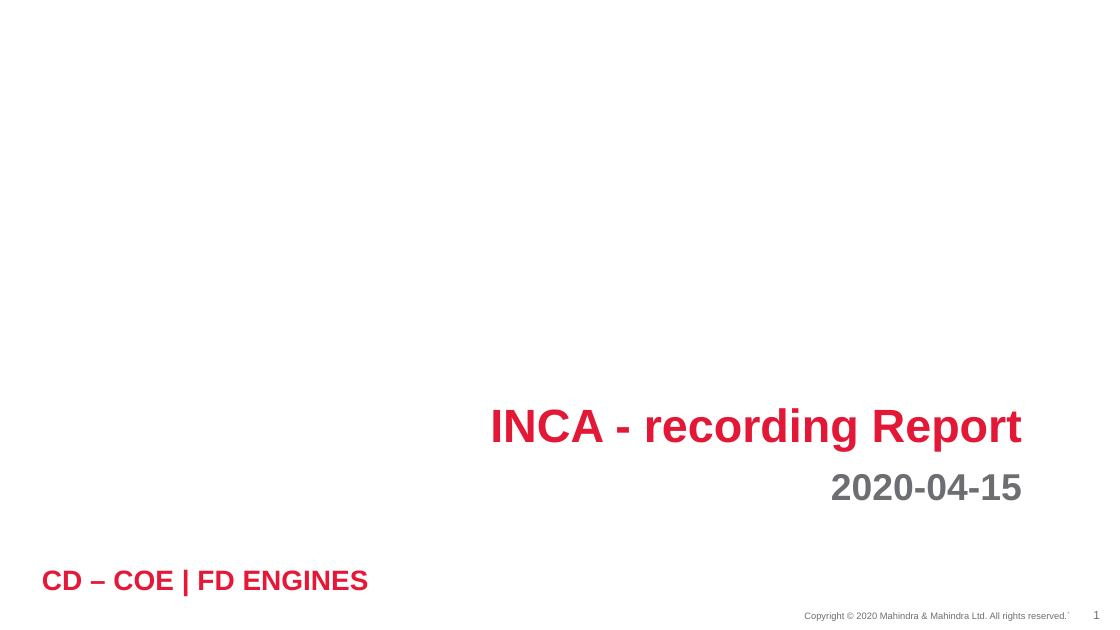
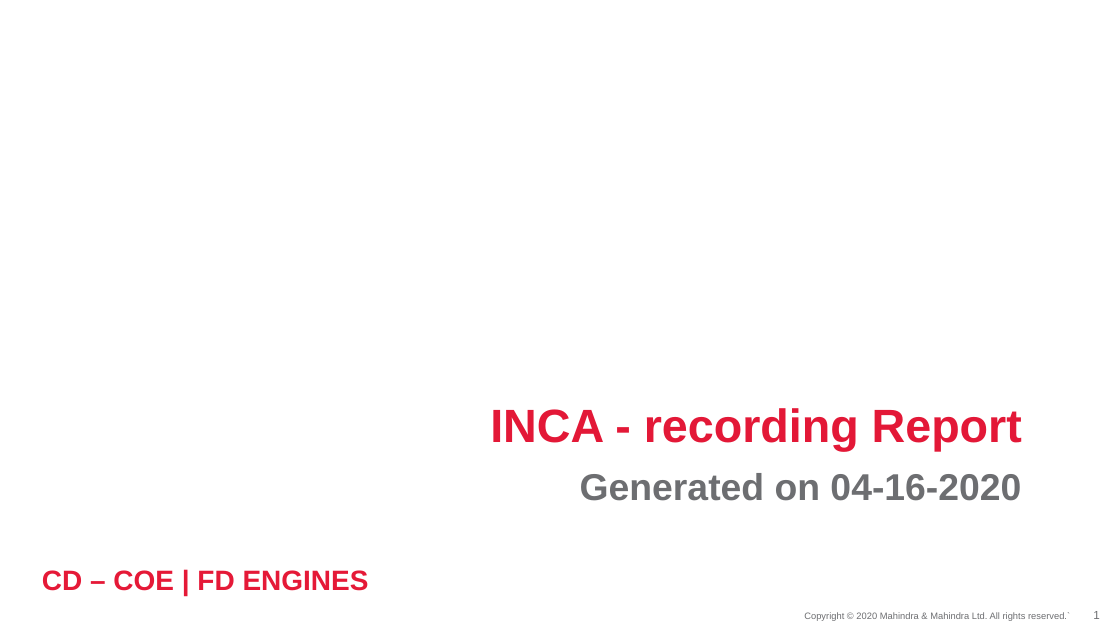
Before and after one commit to shankyholmes/auto-report-generator, a slide deck: slide 1 of test.pptx. Drawn at 1120x630 pixels with LibreOffice and Linux fonts; fonts in the diff are those of the drawing; background and template pictures are left out. Boxes give left, top, right and bottom in pixels: in the first picture for what was removed or moved away, otherwise in the second. Text is boxed around its words. In the diff, an @@ line names an element or a change of style, - is before the commit and + after.

```diff
--- a/test.pptx
+++ b/test.pptx
@@ subtitle at (x1=580, y1=473, x2=1021, y2=501): text changed @@
-2020-04-15
+Generated on 04-16-2020
```
Also in this commit, not shown: 2 slides added, 7 other files.
